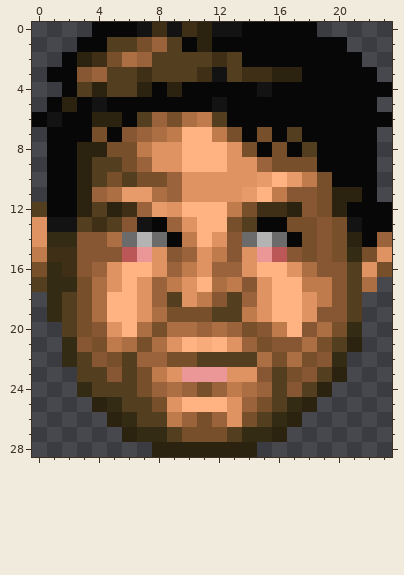
A pixel-art sprite gets an edit: graphics/stfst00.png. Above: the version before the commit.
The file is 24x29 pixels.
Once edited:
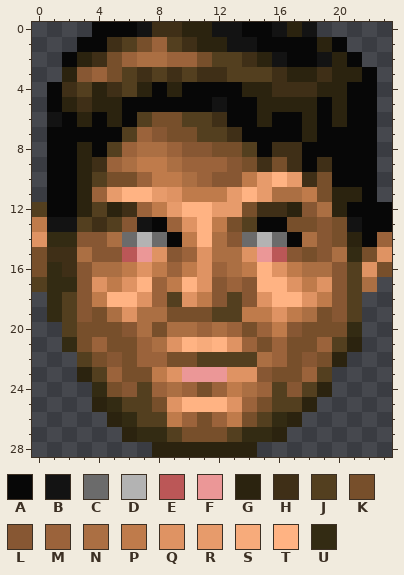
Palette (. is transparent): A #070707  B #131313  C #6b6b6b  D #b3b3b3  E #bb5757  F #eb9797  G #2b230f  H #3f2f17  J #533f1f  K #774f2b  L #875733  M #9b633b  N #ab6f43  P #bf7b4b  Q #df9363  R #e79b6b  S #f7ab7b  T #ffb383  U #332b13
From old to new:
y 0: x 9..10 BH -> HG; x 16..18 AAA -> BGB
y 1: x 5 J -> H; x 10 A -> H; x 12..14 AAA -> GBB; x 19 A -> G
y 2: x 6..12 NMJJJJH -> MNNMMKJ; x 14..16 AAA -> HGB; x 19..20 AA -> BG
y 3: x 1..2 AA -> .G; x 5 J -> K; x 9 J -> H; x 12 B -> H; x 14..16 HHG -> JJH; x 18..21 AAAA -> GHGG
y 4: x 1..2 .A -> AH; x 5 J -> H; x 14..20 ABAAAAA -> GGHHHGG; x 23 A -> .
y 5: x 3..5 ABA -> HGG; x 15..18 AAAA -> GGGG; x 20 A -> G
y 6: x 0 A -> .; x 3..4 AG -> GA; x 8 M -> K; x 10..12 NPJ -> JJH; x 15 A -> G; x 18 A -> G; x 20 A -> G; x 23 A -> .
y 7: x 4 K -> A; x 6 L -> J; x 8..13 NPTTPK -> LKKJJH; x 15 K -> A; x 17..18 JA -> AG
y 8: x 4..14 GKKPQQTTTQK -> AJMNNMLLKKJ; x 16..18 KAJ -> HHA
y 9: x 4..15 JJKMQQTTTQQM -> HMNPPNMMMLKH; x 17..19 KKA -> HAH
y 10: x 6..14 JKKMQQQQQ -> KMPPNMLLP; x 18 P -> H
y 11: x 5..18 NRRNMQQQQRTPLL -> RTTRQPPPRTRNNP
y 12: x 8..9 RQ -> PR; x 12..13 TP -> RR; x 19 K -> N
y 13: x 0 Q -> P; x 12 T -> P
y 14: x 12 Q -> N; x 18 K -> N
y 15: x 0 P -> K; x 3 L -> N; x 12..13 PL -> NN; x 20 K -> N
y 16: x 4..8 MQTTQ -> NNPQP; x 13..14 MQ -> NP; x 16..17 TQ -> QP; x 19 L -> N
y 17: x 3..7 KNQTQ -> LQPQT; x 10..13 QTNP -> TQLM; x 15 Q -> T; x 17 T -> Q; x 19 P -> Q
y 18: x 3..4 KN -> LP; x 14 M -> L
y 19: x 3..7 KNTTQ -> LKNQN; x 15..19 QTTQL -> PQPNK
y 20: x 4..6 LQT -> KKL; x 15 L -> M; x 17..19 TLN -> LKK
y 21: x 3..7 LKPNK -> KMKKM; x 16..19 LLNK -> MKKM
y 22: x 2 U -> .; x 4..6 LKJ -> KLK; x 16..20 KNKLU -> MKLKG
y 23: x 3 J -> G; x 5..6 LJ -> MK; x 16 J -> K; x 18 L -> M; x 20 G -> .
y 24: x 3..7 UJJJK -> .UKLJ
y 25: x 17 U -> J
y 26: x 13 Q -> P
